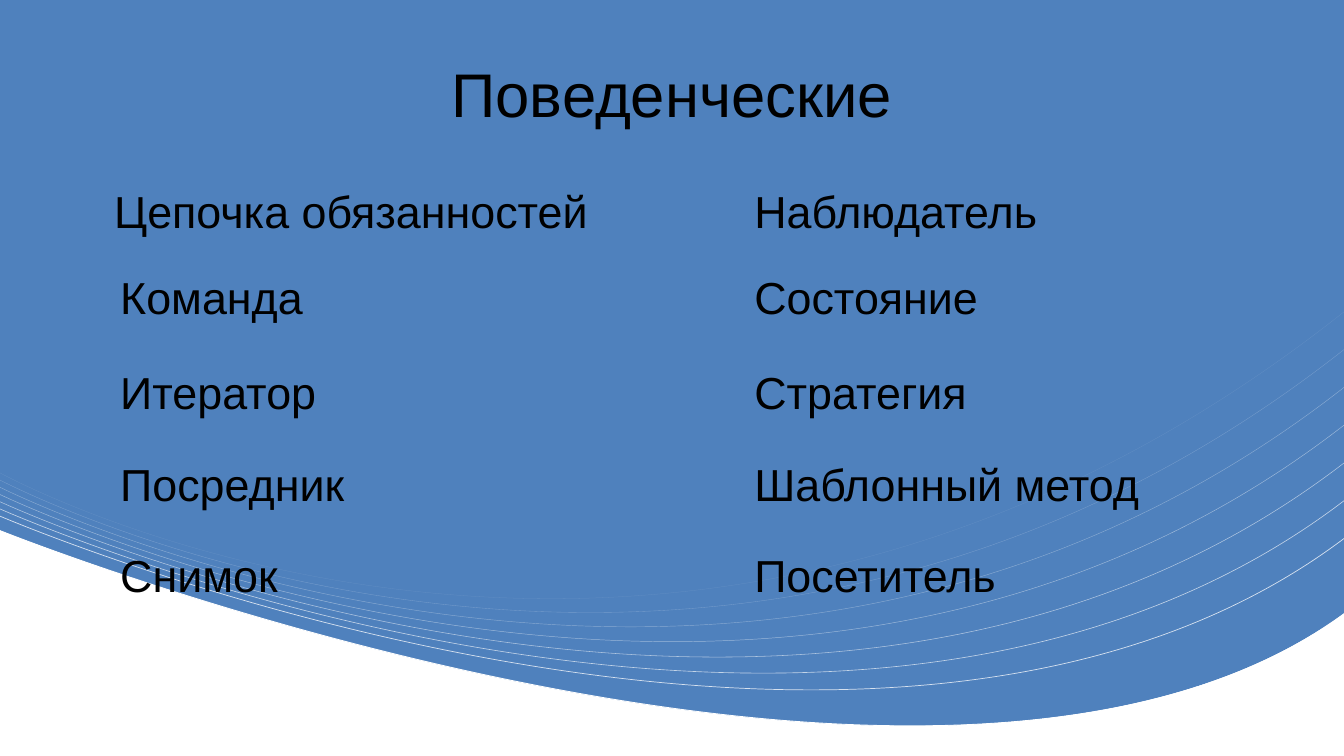
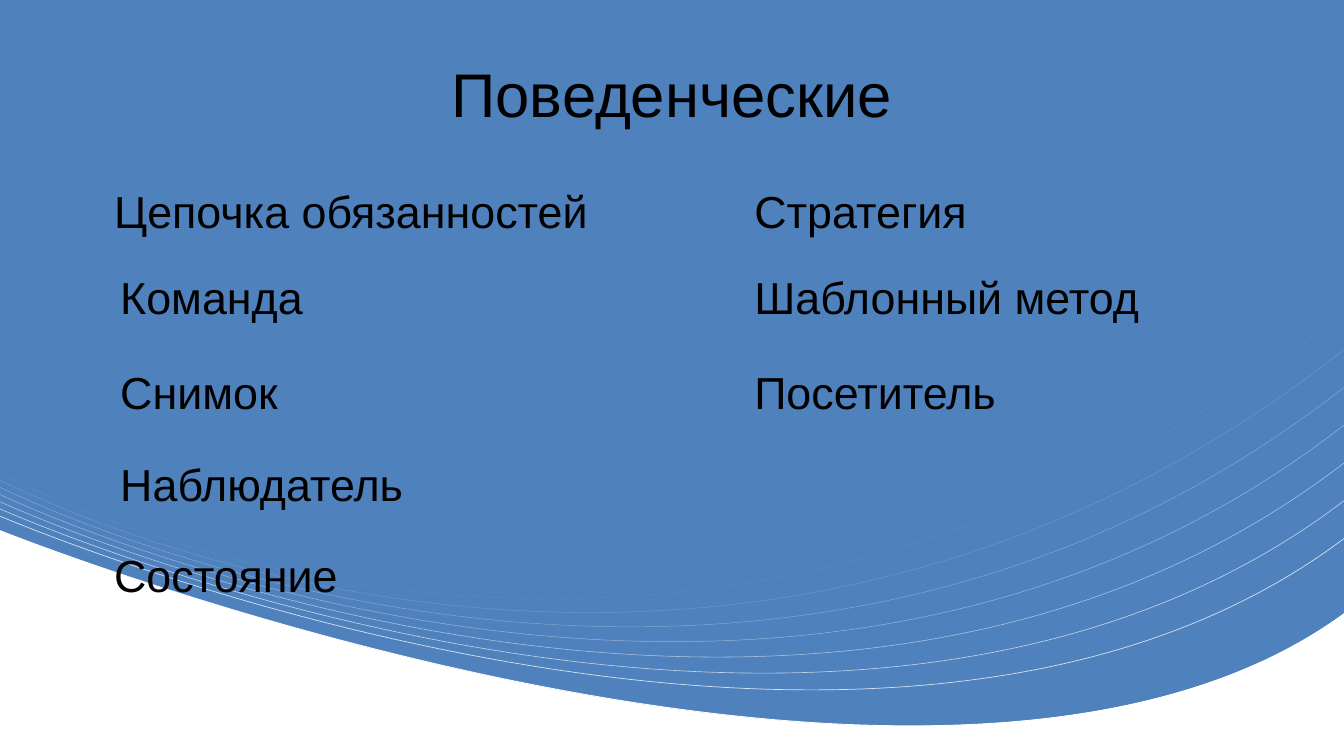
Before and after one commit to taran507/example_pattern, a slide deck: slide 9 of Презентация.pptx. Drawn at 1344x756 pixels with LibreOffice and Linux fonts; fonts in the diff are those of the drawing. Boxes give left, top, right and bottom in pixels: in the first picture for what was removed or moved away, otherwise in the second. Text is boxed around its words. In the diff, an @@ line names an element or a change of style, - is before the commit and + after.

```diff
--- a/Презентация.pptx
+++ b/Презентация.pptx
@@ text "Шаблонный метод" moved from (x1=754, y1=467, x2=1139, y2=510) to (x1=754, y1=280, x2=1139, y2=323) @@
@@ text removed at (x1=120, y1=378, x2=316, y2=418) @@
-Итератор
@@ 3 texts moved together from (x1=120, y1=377, x2=995, y2=601) to (x1=120, y1=196, x2=995, y2=410) @@
@@ text "Наблюдатель" moved from (x1=754, y1=195, x2=1037, y2=237) to (x1=120, y1=468, x2=403, y2=510) @@
@@ text removed at (x1=120, y1=470, x2=344, y2=510) @@
-Посредник
@@ text "Состояние" rewrapped from (x1=754, y1=282, x2=978, y2=315) to (x1=114, y1=557, x2=338, y2=601) @@
```
Also in this commit, not shown: 6 other slides changed, 1 other file.
